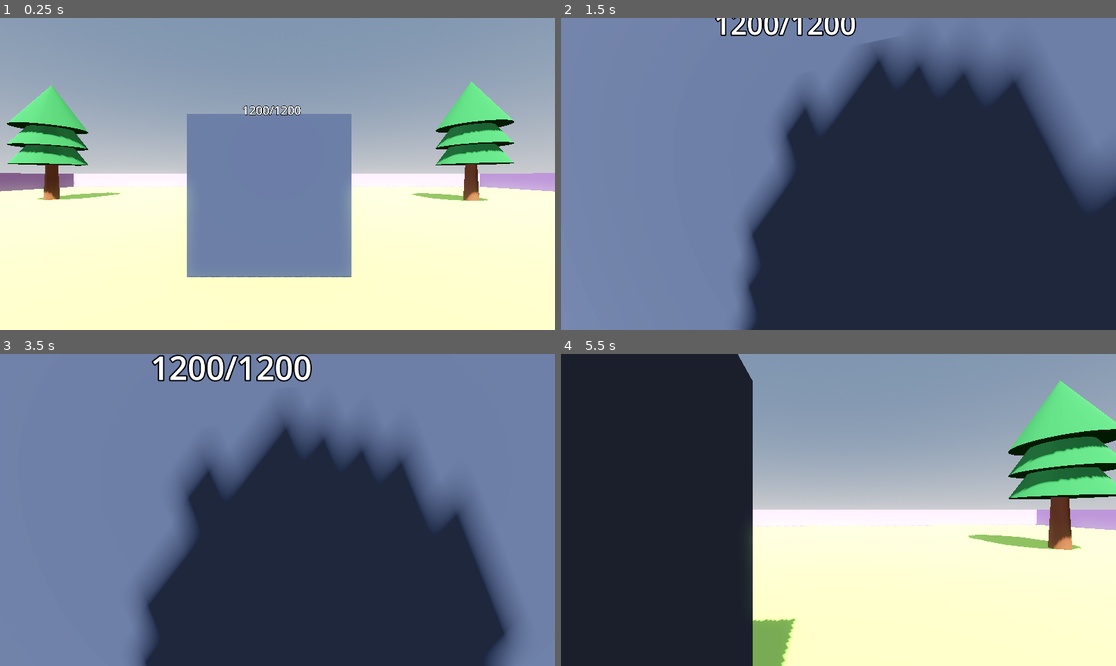
Above: before the commit, frames 1-4 (two rows, left to right).
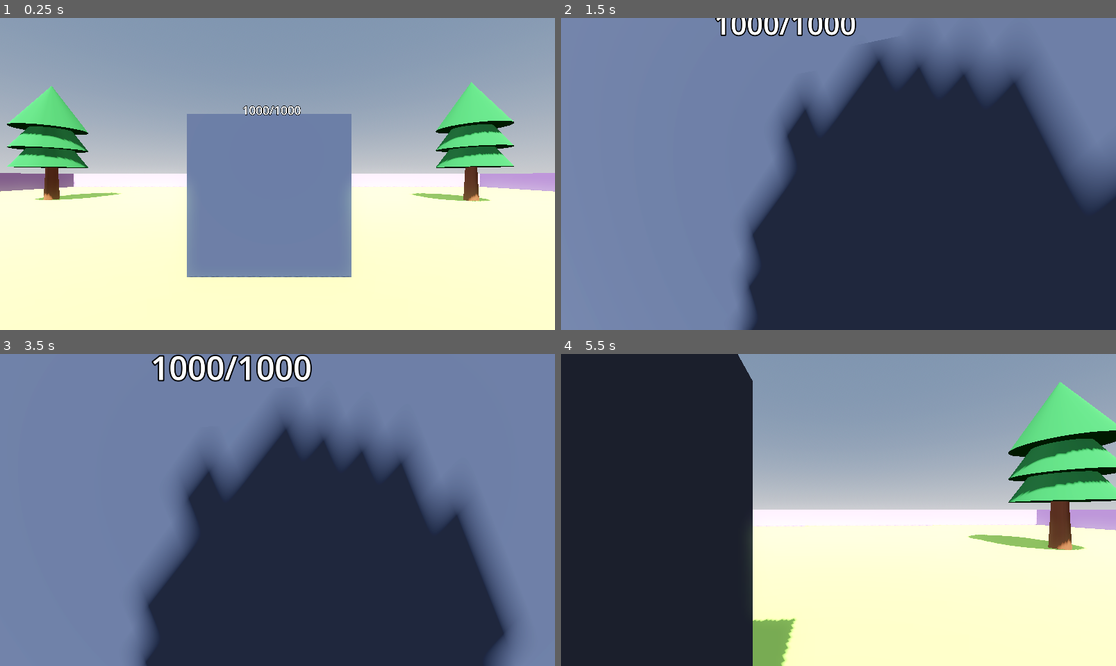
Above: after the commit, the same moments.

Repository: VrituuRuby/golem-factory
Game: Godot game, scene res://scenes/world/world.tscn
The game is run twice, just before and just after one commit, with the same random seed, the same clock (stepped at 60 frames per second) and the same inputs.
Inputs (mouse positions are in pixels of both pictures, inside the frame that each line leads up to):
- Up to frame 1 (0.25 s): no input
- Up to frame 2 (1.5 s): move the mouse to (866, 174) at 0.52 s; hold W (up) from 0.53 s (still down); click (866, 174) at 0.6 s; tap Space (jump) at 0.77, 0.8, 1.07, 1.35 s; move the mouse to (810, 174) at 1.27 s
- Up to frame 3 (3.5 s): keep holding W (up); tap Space (jump) at 1.52, 1.82, 2.3, 3.02, 3.32 s; click (249, 510) at 1.55 s; move the mouse to (288, 503) at 2.02 s; click (288, 503) at 2.1 s; move the mouse to (271, 516) at 2.77 s; click (271, 516) at 2.85 s
- Up to frame 4 (5.5 s): keep holding W (up); move the mouse to (877, 513) at 3.52 s; tap Space (jump) at 3.6, 3.77, 4.07, 4.52, 4.82, 5.3 s; move the mouse to (794, 506) at 4.27 s; click (794, 506) at 4.35 s; move the mouse to (844, 510) at 5.02 s; click (844, 510) at 5.1 s

The runs differ from the first frame. In frame 1, 1.8% of the frame differs, in the area x 1-93%, y 20-59%; in frame 2, 0.3%; in frame 3, 0.4%; in frame 4, 1.8%, in the area x 73-100%, y 8-64%.

Commit message:
refact: changes harvestable system to workable

Diff:
--- a/scenes/player/player.gd
+++ b/scenes/player/player.gd
@@ -17,58 +17,58 @@
 @export var ray_cast: RayCast3D
 
 func _ready():
-    Input.mouse_mode = Input.MOUSE_MODE_CAPTURED
+	Input.mouse_mode = Input.MOUSE_MODE_CAPTURED
 
 func _unhandled_input(event: InputEvent) -> void:
-    if event is InputEventMouseMotion:
-        head.rotate_y(-event.relative.x * SENSITIVITY)
-        camera.rotate_x(-event.relative.y * SENSITIVITY)
-        camera.rotation.x = clamp(camera.rotation.x, deg_to_rad(-45), deg_to_rad(60))
+	if event is InputEventMouseMotion:
+		head.rotate_y(-event.relative.x * SENSITIVITY)
+		camera.rotate_x(-event.relative.y * SENSITIVITY)
+		camera.rotation.x = clamp(camera.rotation.x, deg_to_rad(-45), deg_to_rad(60))
 
 func _process(delta: float) -> void:
-    if(Input.is_action_just_pressed("action")):
-        _mine()
-        pass
+	if(Input.is_action_just_pressed("action")):
+		_mine()
+		pass
 
 func _physics_process(delta: float) -> void:
-    # Add the gravity.
-    if not is_on_floor():
-        velocity.y -= GRAVITY * delta
+	# Add the gravity.
+	if not is_on_floor():
+		velocity.y -= GRAVITY * delta
 
-    # Handle jump.
-    if Input.is_action_just_pressed("jump") and is_on_floor():
-        velocity.y = JUMP_VELOCITY
+	# Handle jump.
+	if Input.is_action_just_pressed("jump") and is_on_floor():
+		velocity.y = JUMP_VELOCITY
 
-    # Get the input direction and handle the movement/deceleration.
-    # As good practice, you should replace UI actions with custom gameplay actions.
-    var input_dir := Input.get_vector("left", "right", "up", "down")
-    var direction := (head.transform.basis * Vector3(input_dir.x, 0, input_dir.y)).normalized()
-    if is_on_floor():
-        if direction:
-            velocity.x = direction.x * SPEED
-            velocity.z = direction.z * SPEED
-        else:
-            velocity.x = lerp(velocity.x, direction.x, delta * 10)
-            velocity.z = lerp(velocity.z, direction.z, delta  * 10)
-    else:
-        velocity.x = lerp(velocity.x, direction.x * SPEED, delta * 3)
-        velocity.z = lerp(velocity.z, direction.z * SPEED, delta * 3)
+	# Get the input direction and handle the movement/deceleration.
+	# As good practice, you should replace UI actions with custom gameplay actions.
+	var input_dir := Input.get_vector("left", "right", "up", "down")
+	var direction := (head.transform.basis * Vector3(input_dir.x, 0, input_dir.y)).normalized()
+	if is_on_floor():
+		if direction:
+			velocity.x = direction.x * SPEED
+			velocity.z = direction.z * SPEED
+		else:
+			velocity.x = lerp(velocity.x, direction.x, delta * 10)
+			velocity.z = lerp(velocity.z, direction.z, delta  * 10)
+	else:
+		velocity.x = lerp(velocity.x, direction.x * SPEED, delta * 3)
+		velocity.z = lerp(velocity.z, direction.z * SPEED, delta * 3)
 
-    t_bob += delta * velocity.length() * float(is_on_floor())
-    camera.transform.origin = _headbob(t_bob)
+	t_bob += delta * velocity.length() * float(is_on_floor())
+	camera.transform.origin = _headbob(t_bob)
 
-    move_and_slide()
+	move_and_slide()
 
 
 func _headbob(t: float) -> Vector3:
-    var pos := Vector3.ZERO
-    pos.y = sin(t * BOB_FREQUENCY) * BOB_AMPLITUDE
-    pos.x = cos(t * BOB_FREQUENCY / 2) * BOB_AMPLITUDE
-    return pos
+	var pos := Vector3.ZERO
+	pos.y = sin(t * BOB_FREQUENCY) * BOB_AMPLITUDE
+	pos.x = cos(t * BOB_FREQUENCY / 2) * BOB_AMPLITUDE
+	return pos
 
 func _mine() -> void:
-    if(not ray_cast.is_colliding()): return
-    var collider := ray_cast.get_collider() as Node
-    if(collider is Harvestable):
-        var collision_position := ray_cast.get_collision_point()
-        collider.click(collision_position)
+	if(not ray_cast.is_colliding()): return
+	var collider := ray_cast.get_collider() as Node
+	if(collider is Workable):
+		var collision_position := ray_cast.get_collision_point()
+		collider._do_work(1,collision_position)
--- a/scenes/sources/ore.gd
+++ b/scenes/sources/ore.gd
@@ -1,20 +1,11 @@
-extends Harvestable
+extends WorkableSource
 
 @onready var label_3d := $Label3D as Label3D
-
-const ITEM_PICKUP := preload("res://scenes/pickups/item_pickup.tscn")
-const ITEM_DATA := preload("res://scenes/items/stone.tres")
 
 func _ready() -> void:
 	super._ready()
 	label_3d.text = "%d/%d" % [current_amount, available_amount]
-	print('Ore', current_amount, available_amount)
 
-func _on_harvested(collision_position: Vector3) -> void:
-	super._on_harvested(collision_position)
+func _on_work_finished(pos: Vector3) -> void:
+	super._on_work_finished(pos)
 	label_3d.text = "%d/%d" % [current_amount, available_amount]
-	var pickup := ITEM_PICKUP.instantiate() as ItemPickup
-	pickup.position = collision_position
-
-	pickup.item_data = ITEM_DATA;
-	get_parent().add_child(pickup)
--- a/scenes/sources/ore.tscn
+++ b/scenes/sources/ore.tscn
@@ -1,6 +1,7 @@
-[gd_scene load_steps=5 format=3 uid="uid://gspb3kwsy36c"]
+[gd_scene load_steps=6 format=3 uid="uid://gspb3kwsy36c"]
 
 [ext_resource type="Script" uid="uid://col5p4f01es84" path="res://scenes/sources/ore.gd" id="1_84iim"]
+[ext_resource type="Resource" uid="uid://btujepeutb7ge" path="res://scenes/items/stone.tres" id="2_afn3p"]
 
 [sub_resource type="StandardMaterial3D" id="StandardMaterial3D_wbpm2"]
 albedo_color = Color(0.263055, 0.29790342, 0.38774815, 1)
@@ -14,8 +15,7 @@
 [node name="Ore" type="StaticBody3D" groups=["resource"]]
 collision_mask = 5
 script = ExtResource("1_84iim")
-available_amount = 1200
-init_required_clicks = 10
+output = ExtResource("2_afn3p")
 
 [node name="MeshInstance3D" type="MeshInstance3D" parent="."]
 transform = Transform3D(3.565, 0, 0, 0, 3.565, 0, 0, 0, 3.565, 0, 0.96692085, 0)
--- a/scenes/sources/tree.gd
+++ b/scenes/sources/tree.gd
@@ -1,11 +1,22 @@
-extends Harvestable
+extends WorkableSource
 
-const ITEM_PICKUP := preload("res://scenes/pickups/item_pickup.tscn")
-const ITEM_DATA := preload("res://scenes/items/wood.tres")
+@export var output_amount: int = 5;
 
-func _on_harvested(collision_position: Vector3) -> void:
-	var pickup := ITEM_PICKUP.instantiate() as ItemPickup
-	pickup.position = collision_position
+func _on_work_finished(_pos: Vector3):
+	for i in output_amount:
+		var item = item_pickup.instantiate() as ItemPickup
+		item.item_data = output
 
-	pickup.item_data = ITEM_DATA;
-	get_parent().add_child(pickup)
+		item.spawn_force = 1
+		item.global_position = _spawn_item_height(global_position, i)
+
+		get_tree().get_root().add_child(item)
+
+	queue_free()
+	pass
+
+
+func _spawn_item_height(pos: Vector3, index: int):
+	var step_heigth = 0.5;
+
+	return Vector3(pos.x, pos.y + step_heigth * index, pos.z)
--- a/scenes/sources/tree.tscn
+++ b/scenes/sources/tree.tscn
@@ -1,10 +1,11 @@
-[gd_scene load_steps=7 format=3 uid="uid://b58de1ux5lkn"]
+[gd_scene load_steps=8 format=3 uid="uid://b58de1ux5lkn"]
 
 [ext_resource type="Script" uid="uid://cvaexff8whhh7" path="res://scenes/sources/tree.gd" id="1_143eb"]
+[ext_resource type="Resource" uid="uid://b0fufm160to34" path="res://scenes/items/wood.tres" id="2_143eb"]
 
 [sub_resource type="CylinderShape3D" id="CylinderShape3D_8irr8"]
-height = 8.246094
-radius = 0.31689453
+height = 10.246582
+radius = 0.5317383
 
 [sub_resource type="StandardMaterial3D" id="StandardMaterial3D_j3pdv"]
 albedo_color = Color(0.5562579, 0.29856762, 0.18325436, 1)
@@ -25,24 +26,27 @@
 
 [node name="Tree" type="StaticBody3D"]
 script = ExtResource("1_143eb")
+output = ExtResource("2_143eb")
+available_amount = 1
+required_word = 3
 
 [node name="CollisionShape3D" type="CollisionShape3D" parent="."]
-transform = Transform3D(1, 0, 0, 0, 1, 0, 0, 0, 1, 0, 3.624403, 0)
+transform = Transform3D(1, 0, 0, 0, 1, 0, 0, 0, 1, 0, 4.3119574, 0)
 shape = SubResource("CylinderShape3D_8irr8")
 
 [node name="Body" type="MeshInstance3D" parent="."]
-transform = Transform3D(1, 0, 0, 0, 1, 0, 0, 0, 1, 0, 3.9164505, 0)
+transform = Transform3D(1, 0, 0, 0, 1, 0, 0, 0, 1, 0, 3.6669922, 0)
 mesh = SubResource("CylinderMesh_tphbg")
 
 [node name="Leaf" type="MeshInstance3D" parent="."]
-transform = Transform3D(1, 0, 0, 0, 1, 0, 0, 0, 1, 0, 4.4682627, 0)
+transform = Transform3D(1, 0, 0, 0, 1, 0, 0, 0, 1, 0, 4.2188044, 0)
 mesh = SubResource("CylinderMesh_8obal")
 
 [node name="Leaf3" type="MeshInstance3D" parent="."]
-transform = Transform3D(1, 0, 0, 0, 1, 0, 0, 0, 1, -0.0051140785, 7.6069546, 0.012048721)
+transform = Transform3D(1, 0, 0, 0, 1, 0, 0, 0, 1, -0.0051140785, 7.5407133, 0.012048721)
 mesh = SubResource("CylinderMesh_8obal")
 skeleton = NodePath("../Leaf2")
 
 [node name="Leaf2" type="MeshInstance3D" parent="."]
-transform = Transform3D(1, 0, 0, 0, 1, 0, 0, 0, 1, -0.0051140785, 5.9837728, 0.012048721)
+transform = Transform3D(1, 0, 0, 0, 1, 0, 0, 0, 1, -0.0051140785, 5.7724185, 0.012048721)
 mesh = SubResource("CylinderMesh_8obal")
--- a/scripts/data/item_data.gd
+++ b/scripts/data/item_data.gd
@@ -1,6 +1,5 @@
 class_name ItemData
 extends Resource
 
-@export var id: String
 @export var name: String
 @export var mesh_color: Color
--- /dev/null
+++ b/scripts/data/recipe.gd
@@ -0,0 +1,7 @@
+extends Resource
+class_name CraftingRecipe
+
+@export var inputs: Dictionary[ItemData, int] = {}
+@export var outputs: Dictionary[ItemData, int] = {}
+
+@export var required_work: int = 10;
--- a/scripts/systems/harvestable.gd
+++ /dev/null
@@ -1,33 +0,0 @@
-extends StaticBody3D
-class_name Harvestable
-
-@export var available_amount: int = 10
-@export var init_required_clicks = 3
-
-var current_clicks: int = 0
-var current_amount: int
-
-func _ready() -> void:
-    print("Harvestable ready")
-    current_amount = available_amount
-    print(current_amount, available_amount)
-    pass
-
-func click(collision_position: Vector3, click_force: int = 1) -> void:
-    print("Clicked")
-    current_clicks += click_force
-    if current_clicks >= init_required_clicks:
-        current_amount -= 1
-        current_clicks = 0
-        if current_amount == 0:
-            _on_depleted()
-            return
-        _on_harvested(collision_position)
-
-func _on_depleted() -> void:
-    print("Depleted")
-    queue_free()
-    pass;
-
-func _on_harvested(collision_position: Vector3) -> void:
-    pass;
--- /dev/null
+++ b/scripts/systems/workable.gd
@@ -0,0 +1,18 @@
+extends StaticBody3D
+class_name Workable
+
+@export var required_word: int = 10
+@export var work_counter: int = 0
+
+var can_work: bool = false
+
+func _do_work(work_force: int = 1, pos: Vector3 = Vector3.ZERO):
+	if not can_work: return
+
+	work_counter += work_force
+	if work_counter >= required_word:
+		work_counter = 0
+		_on_work_finished(pos)
+
+func _on_work_finished(pos: Vector3):
+	pass
--- /dev/null
+++ b/scripts/systems/workable_source.gd
@@ -0,0 +1,26 @@
+class_name WorkableSource
+extends Workable
+
+var item_pickup = preload("res://scenes/pickups/item_pickup.tscn")
+
+@export var output: ItemData;
+@export var available_amount: int = 1000;
+var current_amount: int;
+
+
+func _ready() -> void:
+	can_work = true;
+	current_amount = available_amount
+
+func _on_work_finished(pos: Vector3):
+	available_amount -= 1
+
+	var item = item_pickup.instantiate() as ItemPickup
+	item.item_data = output
+
+	item.global_position = pos
+
+	get_tree().get_root().add_child(item)
+
+	if available_amount <= 0:
+		queue_free();
Not shown, added: scripts/data/recipe.gd.uid
Not shown, added: scripts/systems/workable.gd.uid
Not shown, added: scripts/systems/workable_source.gd.uid
